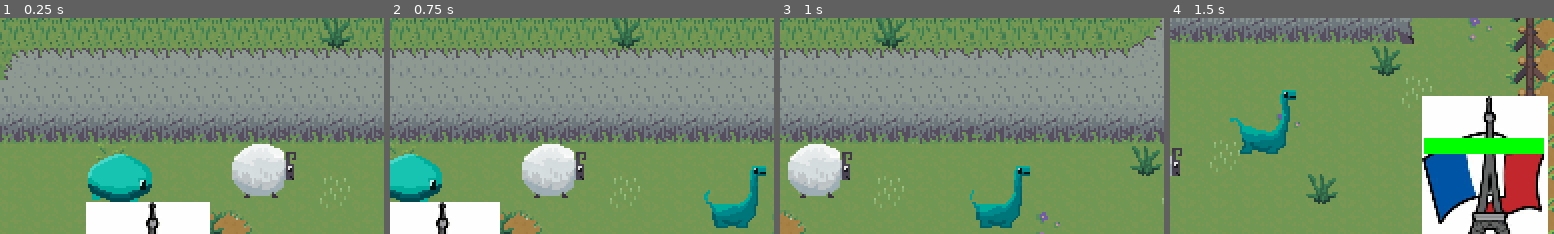
Above: before the commit, frames 1-4 (left to right).
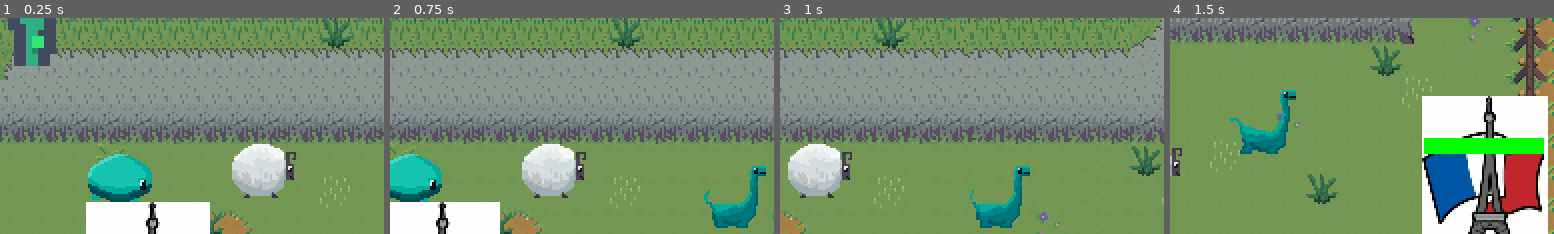
Above: after the commit, the same moments.

Repository: goessm/magic-poop
Game: Godot game, scene res://poop_game.tscn
Same seed, same stepped clock (60 frames per second), same inputs: the game is played once before the commit and once after it.
Inputs (mouse positions are % of the whole screen's width and height, from its top left):
- Up to frame 1 (0.25 s): no input
- Up to frame 2 (0.75 s): tap Enter at 0.5 s; move the mouse to (72, 45) at 0.52 s; hold Right (ui_right) from 0.53 s (still down); click (72, 45) at 0.67 s
- Up to frame 3 (1 s): keep holding Right (ui_right)
- Up to frame 4 (1.5 s): move the mouse to (30, 55) at 1.27 s; release Right (ui_right) at 1.28 s; hold Down (ui_down) from 1.28 s (still down); click (30, 55) at 1.42 s
The pictures show only the part of the screen within x 36-86%, y 0-50%; the shares and areas given below are measured in that part.

The runs differ from the first frame. In frame 1, 2.3% of the frame differs, in the area x 2-15%, y 0-23%; in frame 2, nothing differs; in frame 3, nothing differs; in frame 4, nothing differs.

Commit message:
Tree basics

Diff:
--- a/FarmScene/Food/FoodItem.tscn
+++ b/FarmScene/Food/FoodItem.tscn
@@ -1,7 +1,7 @@
 [gd_scene load_steps=8 format=3 uid="uid://qfygb7po01f4"]
 
 [ext_resource type="Script" path="res://FarmScene/Food/food_item.gd" id="1_og02d"]
-[ext_resource type="Texture2D" uid="uid://ccf7vsltur1ul" path="res://Assets/Placeholders/Kenney/Farm/Tiles/tile_0004.png" id="2_fy2aj"]
+[ext_resource type="Texture2D" uid="uid://c6dycaikxxxai" path="res://FarmScene/Food/FoodSprites/apple_sprite.tres" id="2_e8dap"]
 [ext_resource type="Script" path="res://Input/FollowMouse.gd" id="3_363r1"]
 
 [sub_resource type="CircleShape2D" id="CircleShape2D_rmn4v"]
@@ -62,11 +62,12 @@
 
 [node name="Sprite2D" type="Sprite2D" parent="."]
 position = Vector2(0, -2)
-texture = ExtResource("2_fy2aj")
+texture = ExtResource("2_e8dap")
 
 [node name="CollisionArea" type="Area2D" parent="."]
 
 [node name="CollisionShape2D" type="CollisionShape2D" parent="CollisionArea"]
+position = Vector2(0, -1)
 shape = SubResource("CircleShape2D_rmn4v")
 
 [node name="FollowMouse" type="Node" parent="."]
--- /dev/null
+++ b/FarmScene/Food/FoodSprites/apple_sprite.tres
@@ -0,0 +1,7 @@
+[gd_resource type="AtlasTexture" load_steps=2 format=3 uid="uid://c6dycaikxxxai"]
+
+[ext_resource type="Texture2D" uid="uid://dbnneugufbrfp" path="res://Assets/Items/poopfood.png" id="1_rkfx5"]
+
+[resource]
+atlas = ExtResource("1_rkfx5")
+region = Rect2(0, 0, 8, 8)
--- /dev/null
+++ b/FarmScene/Food/FoodSprites/banana_sprite.tres
@@ -0,0 +1,7 @@
+[gd_resource type="AtlasTexture" load_steps=2 format=3 uid="uid://dmej1ec8goao2"]
+
+[ext_resource type="Texture2D" uid="uid://dbnneugufbrfp" path="res://Assets/Items/poopfood.png" id="1_k5tay"]
+
+[resource]
+atlas = ExtResource("1_k5tay")
+region = Rect2(16, 0, 8, 8)
--- /dev/null
+++ b/FarmScene/Food/FoodSprites/cherry_sprite.tres
@@ -0,0 +1,7 @@
+[gd_resource type="AtlasTexture" load_steps=2 format=3 uid="uid://bj4nw2ug34o3"]
+
+[ext_resource type="Texture2D" uid="uid://dbnneugufbrfp" path="res://Assets/Items/poopfood.png" id="1_wx6fa"]
+
+[resource]
+atlas = ExtResource("1_wx6fa")
+region = Rect2(8, 0, 8, 8)
--- /dev/null
+++ b/FarmScene/Food/FoodSprites/watermelon_sprite.tres
@@ -0,0 +1,7 @@
+[gd_resource type="AtlasTexture" load_steps=2 format=3 uid="uid://maoe53v17yds"]
+
+[ext_resource type="Texture2D" uid="uid://dbnneugufbrfp" path="res://Assets/Items/poopfood.png" id="1_ujf8r"]
+
+[resource]
+atlas = ExtResource("1_ujf8r")
+region = Rect2(24, 0, 8, 8)
--- a/FarmScene/Food/food_item.gd
+++ b/FarmScene/Food/food_item.gd
@@ -7,15 +7,21 @@
 @onready var collision_area = $CollisionArea
 @onready var animation_player = $AnimationPlayer
 @onready var follow_mouse: FollowMouse = $FollowMouse
+@onready var sprite_2d: Sprite2D = $Sprite2D
+
 
 enum FoodType {
 	Apple,
-	Orange
+	Cherry,
+	Banana,
+	Watermelon
 }
 
 func _ready():
 	# group for food detection
 	collision_area.add_to_group(Groups.Food)
+	collision_area.input_event.connect(_on_collision_area_input_event)
+	sprite_2d.texture = SceneList.food_sprites[type]
 
 func get_eaten():
 	follow_mouse.follow = false
@@ -23,3 +29,11 @@
 
 func eaten_animation_finished():
 	queue_free()
+
+
+func _on_collision_area_input_event(viewport, event, shape_idx):
+	if (event is InputEventMouseButton and event.pressed):
+		_on_clicked()
+
+func _on_clicked():
+	follow_mouse.follow = true
--- /dev/null
+++ b/FarmScene/FruitTrees/tree.gd
@@ -0,0 +1,43 @@
+extends StaticBody2D
+
+enum GrowthStage {
+	Seed,
+	Growing,
+	Grown
+}
+
+@export var fruit_type: FoodItem.FoodType
+@export var fruit_parent: NodePath
+
+var fruit: FoodItem
+var fruitScene: PackedScene
+
+var stage: GrowthStage = GrowthStage.Seed
+
+func spawn_fruit():
+	if (fruit):
+		# old fruit still exists, don't spawn
+		return
+
+	var spawned_fruit: FoodItem = SceneList.food_item_scene.instantiate()
+	spawned_fruit.type = fruit_type
+	get_node(fruit_parent).add_child(spawned_fruit)
+	fruit = spawned_fruit
+
+
+func _on_grow_timer_timeout():
+	if (stage != GrowthStage.Grown):
+		spawn_fruit()
+	else:
+		grow_tree()
+
+func grow_tree():
+	stage = stage + 1
+	_update_sprite()
+
+func _update_sprite():
+	match (stage):
+		GrowthStage.Seed:
+			pass
+		GrowthStage.Growing:
+			pass
--- /dev/null
+++ b/FarmScene/FruitTrees/tree.tscn
@@ -0,0 +1,28 @@
+[gd_scene load_steps=4 format=3 uid="uid://f44cu6eq7j6j"]
+
+[ext_resource type="Script" path="res://FarmScene/FruitTrees/tree.gd" id="1_623gs"]
+[ext_resource type="Texture2D" uid="uid://0yjlmmqqxbi6" path="res://Assets/Placeholders/Kenney/Farm/Tilemap/tilemap.png" id="1_bwllj"]
+
+[sub_resource type="RectangleShape2D" id="RectangleShape2D_j0t6p"]
+size = Vector2(34, 45)
+
+[node name="Tree" type="StaticBody2D"]
+script = ExtResource("1_623gs")
+fruit_parent = NodePath("Fruits")
+
+[node name="Sprite2D" type="Sprite2D" parent="."]
+scale = Vector2(3, 3)
+texture = ExtResource("1_bwllj")
+region_enabled = true
+region_rect = Rect2(210, 96, 16, 17)
+
+[node name="CollisionShape2D" type="CollisionShape2D" parent="."]
+position = Vector2(1, 2.5)
+shape = SubResource("RectangleShape2D_j0t6p")
+
+[node name="Fruits" type="Node2D" parent="."]
+
+[node name="GrowTimer" type="Timer" parent="."]
+autostart = true
+
+[connection signal="timeout" from="GrowTimer" to="." method="_on_grow_timer_timeout"]
--- a/FarmScene/farm_scene.tscn
+++ b/FarmScene/farm_scene.tscn
@@ -6,6 +6,7 @@
 [ext_resource type="PackedScene" uid="uid://qfygb7po01f4" path="res://FarmScene/Food/FoodItem.tscn" id="3_rqvr6"]
 [ext_resource type="PackedScene" uid="uid://b3vt4xordthl2" path="res://FarmScene/Level/InvisibleWall/invisible_wall.tscn" id="4_rtxuc"]
 [ext_resource type="Script" path="res://FarmScene/Camera2D.gd" id="5_igwme"]
+[ext_resource type="PackedScene" uid="uid://f44cu6eq7j6j" path="res://FarmScene/FruitTrees/tree.tscn" id="6_8f7qp"]
 
 [node name="FarmScene" type="Node"]
 
@@ -16,9 +17,10 @@
 
 [node name="Farm" type="Node2D" parent="."]
 
+[node name="FarmBgTileMap" parent="Farm" instance=ExtResource("1_asobj")]
+
 [node name="FoodItem" parent="Farm" instance=ExtResource("3_rqvr6")]
-
-[node name="FarmBgTileMap" parent="Farm" instance=ExtResource("1_asobj")]
+position = Vector2(35, 157)
 
 [node name="Animal" parent="Farm" instance=ExtResource("1_2lqmr")]
 position = Vector2(116, 74)
@@ -59,6 +61,8 @@
 rotation = 1.5708
 scale = Vector2(1.68, 1)
 
+[node name="Tree" parent="Farm" instance=ExtResource("6_8f7qp")]
+
 [node name="Camera2D" type="Camera2D" parent="."]
 position = Vector2(25, 109)
 limit_left = -155
--- a/Global/SceneList.gd
+++ b/Global/SceneList.gd
@@ -1,6 +1,7 @@
 extends Node
 
 # poops
+
 const normal_poop = preload("res://FarmScene/Poop/Poop.tscn")
 const sheep_poop = preload("res://FarmScene/Poop/Poops/sheep_poop.tscn")
 const dino_poop = preload("res://FarmScene/Poop/Poops/dino_poop.tscn")
@@ -26,6 +27,19 @@
 	Poop.PoopType.Rainbow: rainbow_poop_texture
 }
 
+# food
+
+const food_sprites = {
+	FoodItem.FoodType.Apple: preload("res://FarmScene/Food/FoodSprites/apple_sprite.tres"),
+	FoodItem.FoodType.Cherry: preload("res://FarmScene/Food/FoodSprites/cherry_sprite.tres"),
+	FoodItem.FoodType.Banana: preload("res://FarmScene/Food/FoodSprites/banana_sprite.tres"),
+	FoodItem.FoodType.Watermelon: preload("res://FarmScene/Food/FoodSprites/watermelon_sprite.tres")
+}
+
+const food_item_scene = preload("res://FarmScene/Food/FoodItem.tscn")
+
+# animals
+
 const animal_sprites = {
 	Animal.AnimalType.Sheep: preload("res://Assets/Animals/Sheep/sheep-spritesheet.tres"),
 	Animal.AnimalType.Dino: preload("res://Assets/Animals/Dino/dino-spritesheet.tres"),
--- a/Input/FollowMouse.gd
+++ b/Input/FollowMouse.gd
@@ -3,20 +3,18 @@
 
 var parent: Node2D
 
-var follow = true
+var follow = false
 
 func _ready():
 	var p = get_parent()
 	if (p is Node2D):
 		parent = p
 
-func _input(event):
+func _process(delta):
 	if (!follow):
 		return
 
 	if (!parent):
 		return
 
-	if event is InputEventMouseMotion:
-		var mousePos = event.position
-		parent.position = mousePos
+	parent.position = parent.get_global_mouse_position()
Not shown: 1 places in FarmScene/farm_scene.tscn that only renumber resources
